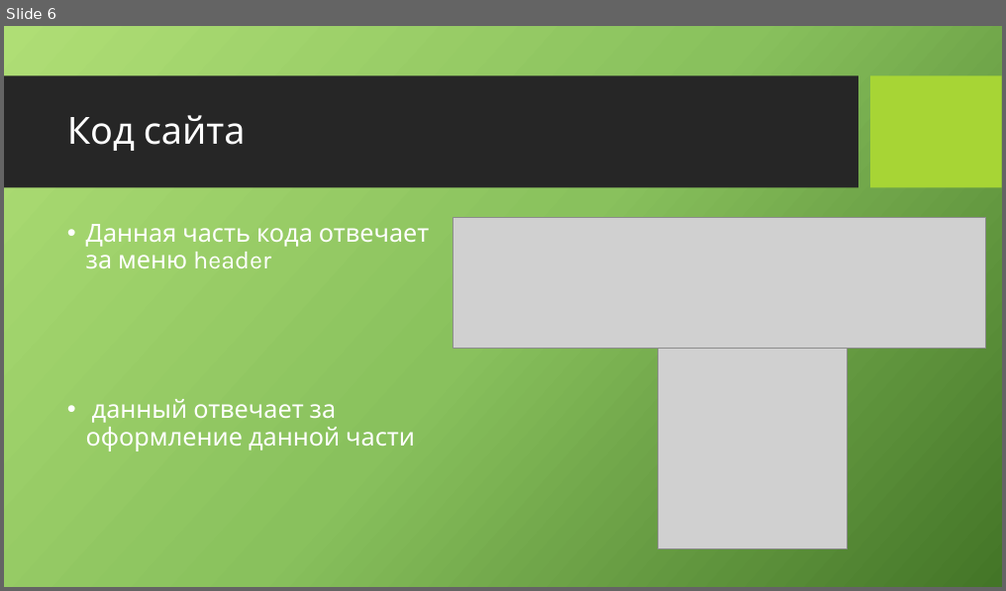
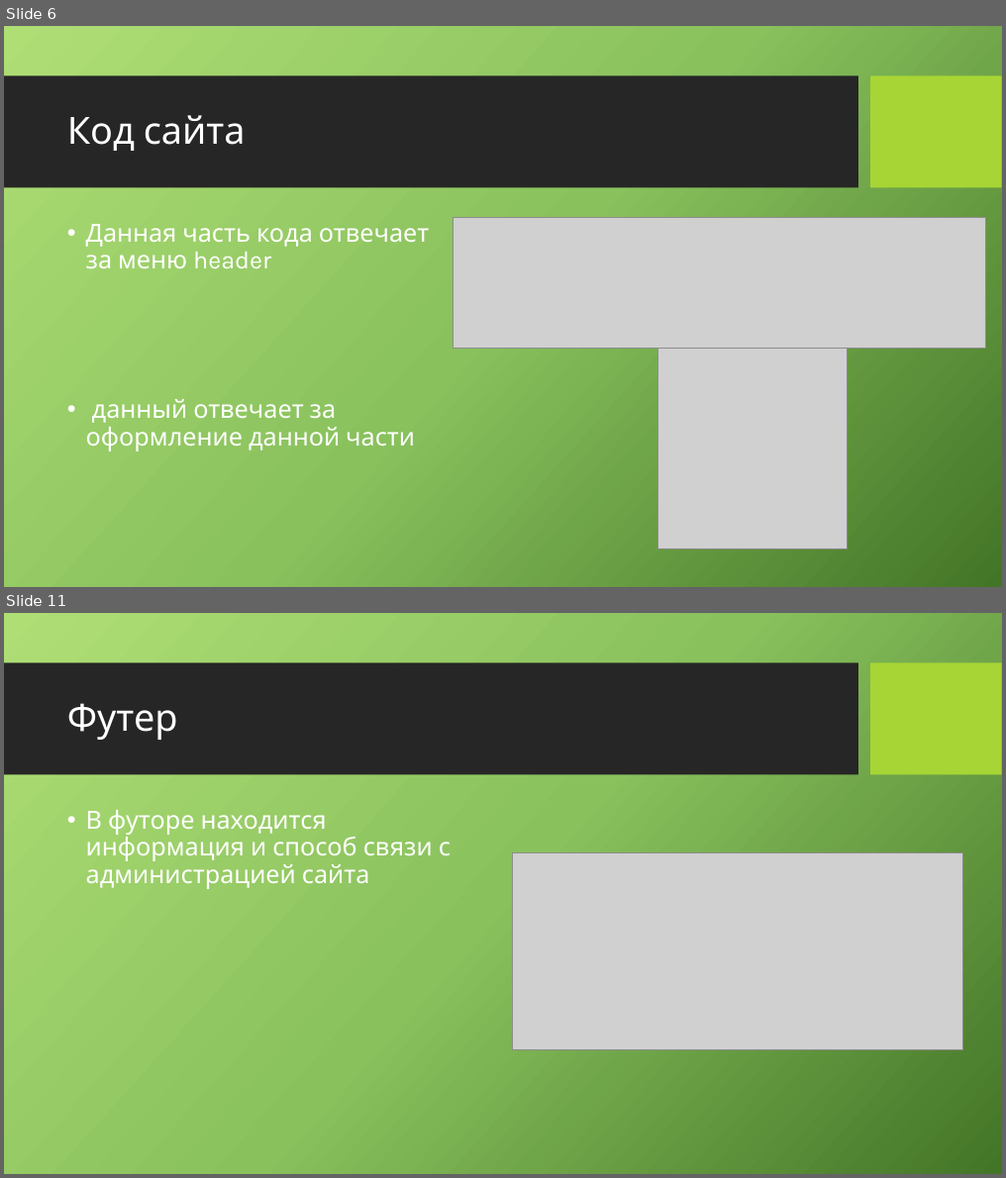
Before and after one commit to CoringPlay/raev-site, a slide deck: Ближе к суте.pptx. Shown one above the other, each under a label of ours: slide 6 before the commit, slides 6 and 11 after it; the slides between them are not shown. The pictures are 1006x591 and 1006x1178 pixels, drawn with LibreOffice and Linux fonts; fonts in the diff are those of the drawing; grey boxes stand for pictures; background and template pictures are left out. Boxes give left, top, right and bottom in pixels: in the first picture for what was removed or moved away, otherwise in the second. Text is boxed around its words. In the diff, an @@ line names an element or a change of style, - is before the commit and + after.

```diff
--- a/Ближе к суте.pptx
+++ b/Ближе к суте.pptx
@@ slide 11 added at (x1=4, y1=613, x2=1002, y2=1174), background picture (left out); not listed: 2 template elements that a slide beside it also shows @@
@@ title added at (x1=67, y1=703, x2=178, y2=740), 36 pt, text #FFFFFF @@
+Футер
@@ text added at (x1=86, y1=810, x2=450, y2=889), 24 pt, text #FFFFFF @@
+• В футоре находится информация и способ связи с администрацией сайта
@@ picture added at (x1=513, y1=854, x2=963, y2=1051) @@
```
Also in this commit, not shown: 1 slide changed, 9 other slides added.
